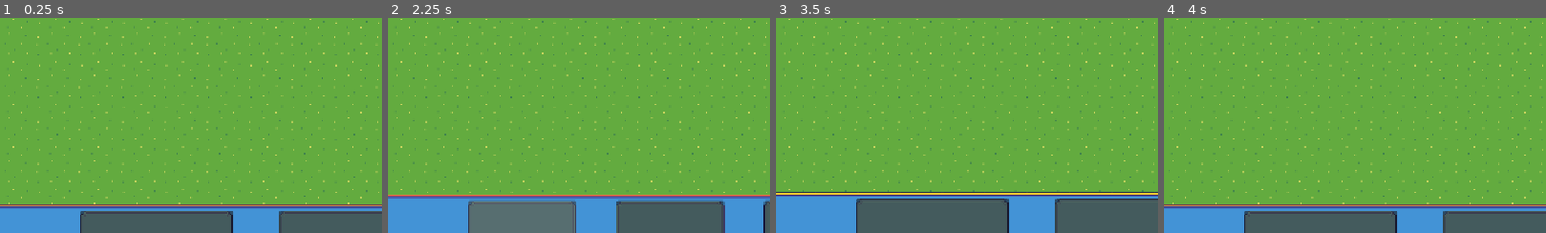
Above: before the commit, frames 1-4 (left to right).
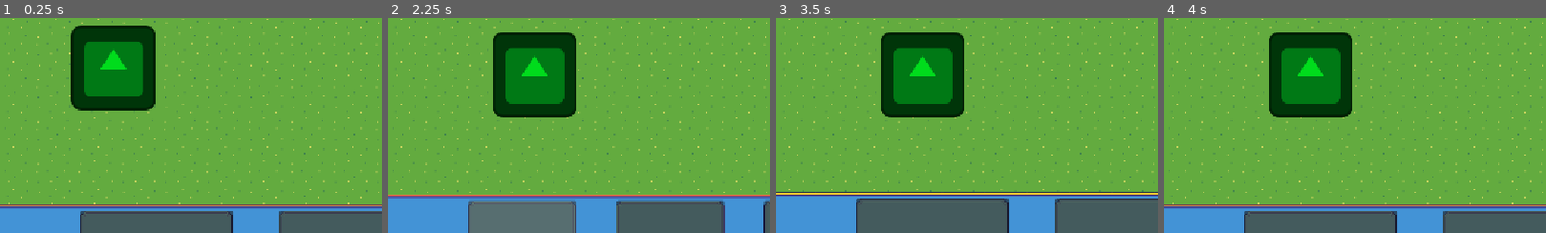
Above: after the commit, the same moments.

Repository: les-brows/acceleturn
Game: Godot game, scene res://Scenes/Game/GameScene.tscn
The game is run twice, just before and just after one commit, with the same random seed, the same clock (stepped at 60 frames per second) and the same inputs. The engine's default icon, where the game draws it, is replaced by a stand-in: a white triangle on a blue panel in a dark square.
Inputs (mouse positions are % of the whole screen's width and height, from its top left):
- Up to frame 1 (0.25 s): no input
- Up to frame 2 (2.25 s): click (24, 89) at 0.5 s; click (21, 89) at 2 s
- Up to frame 3 (3.5 s): no input
- Up to frame 4 (4 s): click (24, 86) at 3.5 s
The pictures show only the part of the screen within x 3-53%, y 38-88%; the shares and areas given below are measured in that part.

The runs differ from the first frame. In frame 1, 8.7% of the frame differs, in the area x 18-41%, y 3-44%; in frame 2, 8.5%; in frame 3, 8.5%; in frame 4, 8.5%.

Commit message:
feat: Add choice target as a state + Move players

Diff:
--- /dev/null
+++ b/Objects/Characters/Character.gd
@@ -0,0 +1,6 @@
+class_name Character
+extends Node2D
+
+func act():
+	print("Je bouge (comme tous les Characters en fait)")
+	position += Vector2(50, 10)
--- /dev/null
+++ b/Objects/Characters/Gunner/Gunner.tscn
@@ -0,0 +1,11 @@
+[gd_scene format=3 uid="uid://c2a7edly0fwrk"]
+
+[ext_resource type="Script" uid="uid://byk4avn2sklia" path="res://Objects/Characters/Gunner/gunner.gd" id="1_etuv5"]
+[ext_resource type="Texture2D" uid="uid://d1rijuqilcuvq" path="res://icon.svg" id="1_ujslk"]
+
+[node name="Gunner" type="Node2D" unique_id=1954873730]
+script = ExtResource("1_etuv5")
+
+[node name="Sprite2D" type="Sprite2D" parent="." unique_id=1972901024]
+modulate = Color(0, 0.8627451, 0.10980392, 1)
+texture = ExtResource("1_ujslk")
--- /dev/null
+++ b/Objects/Characters/Gunner/gunner.gd
@@ -0,0 +1,2 @@
+class_name Gunner
+extends Character
--- /dev/null
+++ b/Objects/Characters/character_manager.gd
@@ -0,0 +1,25 @@
+class_name CharacterManager
+extends Node2D
+
+var curr_character: Globals.CharacterClass = Globals.CharacterClass.NONE
+
+func _ready() -> void:
+	Globals.state_started.connect(_on_state_started)
+
+func _on_state_started(state: Globals.StateTurn):
+	if(state == Globals.StateTurn.ACTION_CHARACTER):
+		process_character_turn()
+		Globals.state_finished.emit(Globals.StateTurn.ACTION_CHARACTER)
+
+func set_current_character(character : Globals.CharacterClass):
+	curr_character = character
+
+func process_character_turn():
+	print("Mes persos vont faire des trucs tkt")
+	if(curr_character == Globals.CharacterClass.GUNNER):
+		for child in get_children():
+			if child is Gunner:
+				child.act()
+		print("Je suis le gunner, mon gun est délicieux")
+	else:
+		print("Le personnage choisi n'a AUCUN BUZZ")
--- a/Objects/Enemies/enemy_manager.gd
+++ b/Objects/Enemies/enemy_manager.gd
@@ -5,13 +5,12 @@
 	Globals.state_started.connect(_on_state_started)
 
 func _on_state_started(state: Globals.StateTurn):
-	if(state == Globals.StateTurn.DEPLACEMENT_ENEMIES):
+	if(state == Globals.StateTurn.ACTION_ENEMIES):
 		process_enemy_turn()
-		Globals.state_finished.emit(Globals.StateTurn.DEPLACEMENT_ENEMIES)
+		Globals.state_finished.emit(Globals.StateTurn.ACTION_ENEMIES)
 
 func process_enemy_turn():
 	print("Mes ennemis vont faire des trucs tkt")
 	for enemy in get_children():
 		if enemy is Enemy:
 			enemy.act()
-	return true;
--- a/Scenes/Game/Globals.gd
+++ b/Scenes/Game/Globals.gd
@@ -4,8 +4,9 @@
 {
 	CHOICE_CHARACTER,
 	CHOICE_ACTION,
+	CHOICE_TARGET_CHARACTER,
 	ACTION_CHARACTER,
-	DEPLACEMENT_ENEMIES
+	ACTION_ENEMIES
 }
 
 @warning_ignore("unused_signal")
@@ -30,7 +31,7 @@
 enum CharacterClass
 {
 	NONE,
+	GUNNER,
+	MAGE,
 	TRAPPER,
-	GUNNER,
-	MAGE
 }
--- a/Scenes/Game/Levels/Level.tscn
+++ b/Scenes/Game/Levels/Level.tscn
@@ -4,6 +4,8 @@
 [ext_resource type="PackedScene" uid="uid://cavus80k6k0ge" path="res://Objects/Enemies/EnemyManager.tscn" id="2_4lmyb"]
 [ext_resource type="PackedScene" uid="uid://v2lpue07e1c6" path="res://Objects/Characters/CharacterManager.tscn" id="3_1tmkh"]
 [ext_resource type="PackedScene" uid="uid://c4ke02l0rvs16" path="res://Objects/Enemies/Basic/BasicEnemy.tscn" id="3_h6cj1"]
+[ext_resource type="Script" uid="uid://cv4cpcf1kbih0" path="res://Objects/Characters/character_manager.gd" id="5_qv7ba"]
+[ext_resource type="PackedScene" uid="uid://c2a7edly0fwrk" path="res://Objects/Characters/Gunner/Gunner.tscn" id="6_cxvpv"]
 
 [sub_resource type="TileSetAtlasSource" id="TileSetAtlasSource_7pr3o"]
 texture = ExtResource("1_cp10e")
@@ -160,3 +162,7 @@
 position = Vector2(940, 203)
 
 [node name="CharacterManager" parent="." unique_id=464431525 instance=ExtResource("3_1tmkh")]
+script = ExtResource("5_qv7ba")
+
+[node name="Gunner" parent="CharacterManager" unique_id=1954873730 instance=ExtResource("6_cxvpv")]
+position = Vector2(210, 323)
--- a/Scenes/Game/Levels/level.gd
+++ b/Scenes/Game/Levels/level.gd
@@ -1,6 +1,7 @@
 extends Node2D
 
 @onready var enemyTurnManager: EnemyTurnManager = $EnemyTurnManager
+@onready var characterManager: CharacterManager = $CharacterManager
 
 var curr_state : Globals.StateTurn = Globals.StateTurn.CHOICE_CHARACTER
 var characterChosen : Globals.CharacterClass = Globals.CharacterClass.NONE;
@@ -14,7 +15,8 @@
 
 func _on_player_choose_character(character: Globals.CharacterClass):
 	print("Choose player %d " % character)
-	characterChosen = characterChosen
+	characterChosen = character
+	characterManager.set_current_character(characterChosen)
 	Globals.state_finished.emit(Globals.StateTurn.CHOICE_CHARACTER)
 
 
@@ -33,17 +35,18 @@
 			curr_state=Globals.StateTurn.CHOICE_ACTION
 		Globals.StateTurn.CHOICE_ACTION :
 			if(0):
-				curr_state=Globals.StateTurn.ACTION_CHARACTER
+				curr_state=Globals.StateTurn.CHOICE_TARGET_CHARACTER
 				#set ACTION
 			else:
-				curr_state = Globals.StateTurn.DEPLACEMENT_ENEMIES
+				curr_state = Globals.StateTurn.ACTION_CHARACTER
+
+		Globals.StateTurn.CHOICE_TARGET_CHARACTER :
+			curr_state = Globals.StateTurn.ACTION_CHARACTER
 
 		Globals.StateTurn.ACTION_CHARACTER :
-			curr_state = Globals.StateTurn.DEPLACEMENT_ENEMIES
-			#emit ?
-			#player.ExecuteAction(nextAction) # Add Action
-		Globals.StateTurn.DEPLACEMENT_ENEMIES :
+			curr_state = Globals.StateTurn.ACTION_ENEMIES
+		Globals.StateTurn.ACTION_ENEMIES :
 			curr_state = Globals.StateTurn.CHOICE_CHARACTER
 
 	Globals.state_started.emit(curr_state)
-	print("Send state %d" % curr_state)
+	print("Send state %s" % curr_state)
--- a/Scenes/Game/UI/UI.gd
+++ b/Scenes/Game/UI/UI.gd
@@ -91,19 +91,19 @@
 
 
 func _on_character_1_button_pressed() -> void:
-	_on_choose_character.emit(1)
+	_on_choose_character.emit(Globals.CharacterClass.GUNNER)
 	switch_to_action_menu()
 	start_timer(10)
 
 
 func _on_character_2_button_pressed() -> void:
-	_on_choose_character.emit(2)
+	_on_choose_character.emit(Globals.CharacterClass.MAGE)
 	switch_to_action_menu()
 	reset_timer()
 
 
 func _on_character_3_button_pressed() -> void:
-	_on_choose_character.emit(3)
+	_on_choose_character.emit(Globals.CharacterClass.TRAPPER)
 	switch_to_action_menu()
 
 
Not shown, added: Objects/Characters/Character.gd.uid
Not shown, added: Objects/Characters/Gunner/gunner.gd.uid
Not shown, added: Objects/Characters/character_manager.gd.uid
